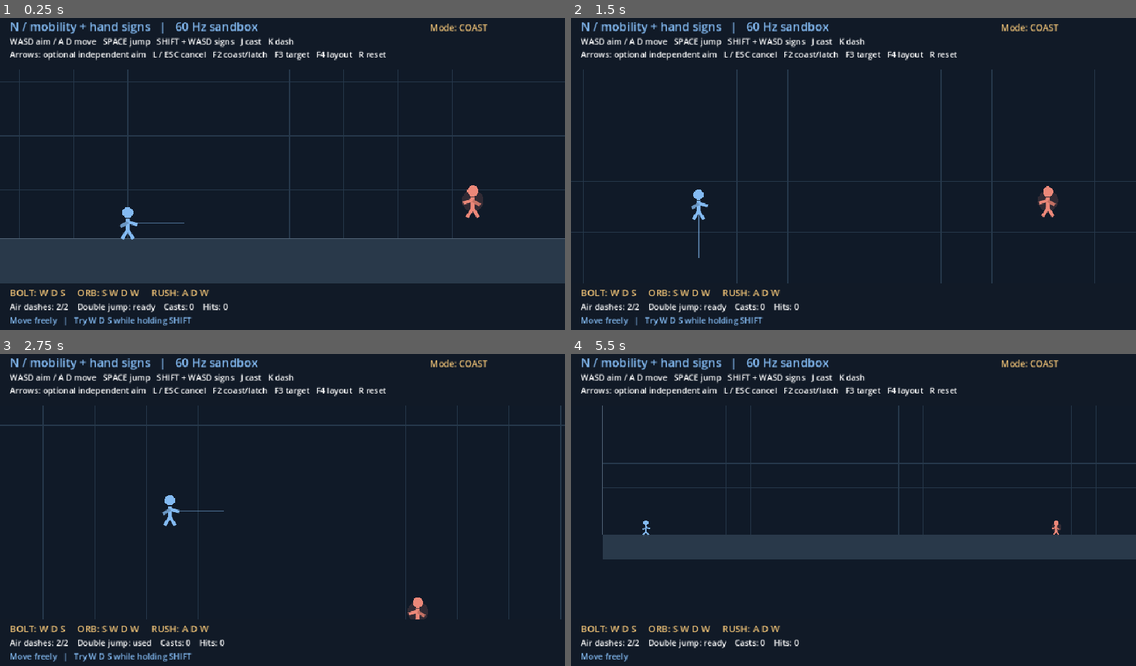
Above: before the commit, frames 1-4 (two rows, left to right).
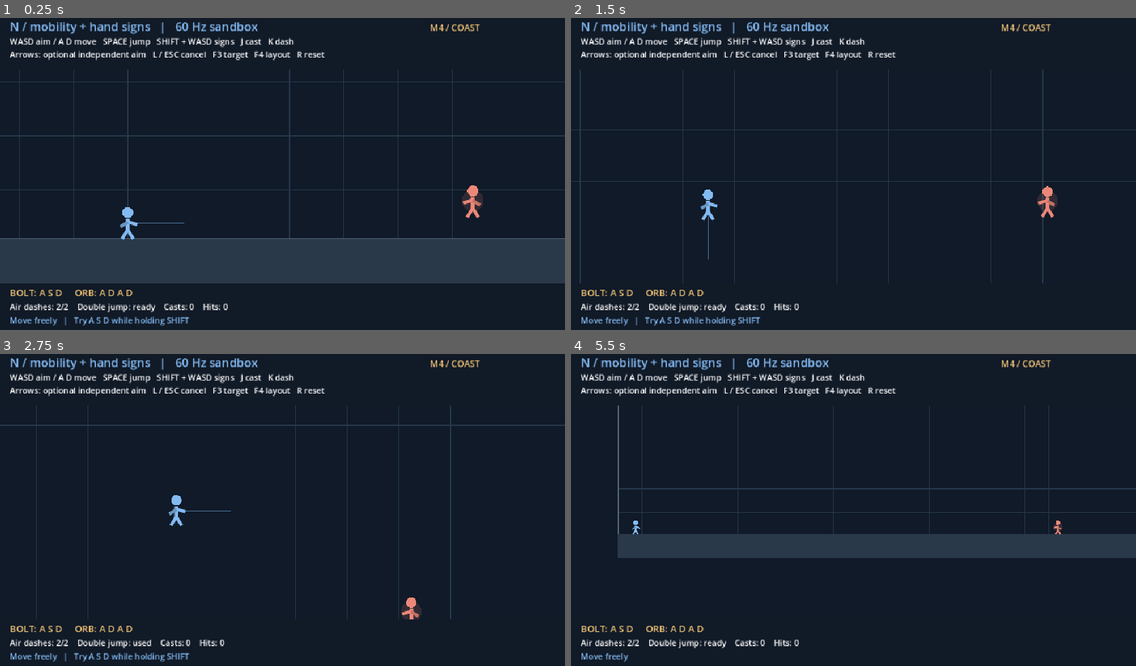
Above: after the commit, the same moments.

Repository: Mefits/Project-N
Game: Godot game, scene res://lab/mobility_signs/mobility_signs.tscn
Same seed, same stepped clock (60 frames per second), same inputs: the game is played once before the commit and once after it.
Inputs:
- Up to frame 1 (0.25 s): no input
- Up to frame 2 (1.5 s): tap Enter at 0.5 s; hold D 0.53-1.28 s; tap Shift at 0.6 s; tap Space at 0.77 s; tap F at 0.8, 1.35 s; hold S from 1.28 s (still down)
- Up to frame 3 (2.75 s): tap Space at 1.52 s; tap Shift at 1.55, 2.1 s; release S at 2.03 s; hold D from 2.03 s (still down); tap F at 2.3 s
- Up to frame 4 (5.5 s): release D at 2.78 s; hold W 2.78-3.53 s; tap R at 2.85 s; tap Space at 3.02, 3.77, 4.52 s; tap Shift at 3.05, 4.55 s; hold A 3.53-5.03 s; tap T at 3.6 s; tap F at 3.8, 5.1 s; tap Y at 4.35 s; hold S from 5.03 s (still down)

The runs differ from the first frame. In frame 1, 1.2% of the frame differs, in the area x 6-87%, y 1-99%; in frame 2, 3.6%; in frame 3, 3.1%; in frame 4, 3.9%, in the area x 5-100%, y 1-90%.

Commit message:
N M4: halve dash, continuous coast and jump impulse reset

Diff:
--- a/lab/mobility_signs/mobility_signs.gd
+++ b/lab/mobility_signs/mobility_signs.gd
@@ -6,9 +6,11 @@
 const RUN := 420.0
 const GRAVITY := 1250.0
 const JUMP := -760.0
-const DASH_SPEED := 1700.0
+const DASH_SPEED := 850.0
+const COAST_GROUND := 660.0
+const COAST_AIR := 120.0
 const READY_TIME := 8.0
-const RECIPES := {"WDS": "Bolt", "SWDW": "Orb", "ADW": "Rush"}
+const RECIPES := {"ASD": "Bolt", "ADAD": "Orb"}
 const BLUE := Color("#83baf2")
 const GOLD := Color("#efc276")
 const RED := Color("#ec8879")
@@ -28,13 +30,11 @@
 var sequence := ""
 var prepared_spell := ""
 var ready_left := 0.0
-var latched := 0.0
-var latch_mode := false
 var moving_target := true
 var shots: Array[Dictionary] = []
 var hits := 0
 var casts := 0
-var message := "Try W D S while holding SHIFT"
+var message := "Try A S D while holding SHIFT"
 var message_left := 4.0
 var camera := Vector2(1030, 590)
 var zoom := 0.8
@@ -56,7 +56,6 @@
 
 func _seal_modifier(down: bool) -> void:
 	if down and not signing:
-		latched = _axis()
 		signing = true
 		sign_done = false
 		sequence = ""
@@ -122,9 +121,6 @@
 			KEY_K: dash_requested = true
 			KEY_J: cast_requested = true
 			KEY_L: _cancel()
-			KEY_F2:
-				latch_mode = not latch_mode
-				_notice("Latched movement" if latch_mode else "Coast on inertia")
 			KEY_F3:
 				moving_target = not moving_target
 			KEY_F4:
@@ -189,6 +185,24 @@
 		accumulator -= STEP
 		_step(STEP)
 
+func _move_horizontal(x: float, dt: float) -> void:
+	# Coast all the time with no movement input, including during seals.
+	if is_zero_approx(x):
+		vel.x = move_toward(vel.x, 0.0, (COAST_GROUND if grounded else COAST_AIR) * dt)
+	else:
+		vel.x = move_toward(vel.x, x * RUN, (2900.0 if grounded else 1350.0) * dt)
+
+func _try_jump(x: float) -> bool:
+	if not grounded and not air_jump:
+		return false
+	if not grounded:
+		air_jump = false
+	grounded = false
+	# A new jump discards the previous velocity, including any ongoing dash.
+	dash_left = 0.0
+	vel = Vector2(x * RUN, JUMP)
+	return true
+
 func _step(dt: float) -> void:
 	clock += dt
 	message_left = maxf(0.0, message_left - dt)
@@ -199,12 +213,9 @@
 			prepared_spell = ""
 			_notice("Technique expired")
 	_update_aim()
+	var move_x := 0.0 if signing else _axis()
 	if jump_requested:
-		if dash_left <= 0.0 and (grounded or air_jump):
-			if not grounded:
-				air_jump = false
-			grounded = false
-			vel.y = JUMP
+		_try_jump(move_x)
 		jump_requested = false
 	if dash_requested:
 		_start_dash(aim)
@@ -218,12 +229,7 @@
 		if dash_left <= 0.0:
 			vel *= 0.42
 	else:
-		if signing and not latch_mode:
-			# Maintain momentum; ground friction gently slows coasting.
-			vel.x = move_toward(vel.x, 0.0, (330.0 if grounded else 60.0) * dt)
-		else:
-			var x := latched if signing else _axis()
-			vel.x = move_toward(vel.x, x * RUN, (2900.0 if grounded else 1350.0) * dt)
+		_move_horizontal(move_x, dt)
 		if not grounded:
 			vel.y += GRAVITY * dt
 		elif vel.y > 0:
@@ -270,10 +276,10 @@
 	camera = camera.lerp(focus, minf(dt * 6.0, 1.0))
 	queue_redraw()
 
-func _start_dash(d: Vector2, free: bool = false) -> bool:
-	if not free and (dash_cooldown > 0.0 or dash_left > 0.0 or (not grounded and air_dashes <= 0)):
+func _start_dash(d: Vector2) -> bool:
+	if dash_cooldown > 0.0 or dash_left > 0.0 or (not grounded and air_dashes <= 0):
 		return false
-	if not free and not grounded:
+	if not grounded:
 		air_dashes -= 1
 	# Ground dashes cannot point into the ground.
 	if grounded and d.y > 0.0:
@@ -292,13 +298,9 @@
 	prepared_spell = ""
 	ready_left = 0.0
 	casts += 1
-	if spell == "Rush":
-		_start_dash(aim, true)
-		_notice("Rush released")
-	else:
-		var orb := spell == "Orb"
-		shots.append({"p":_center() + aim * 28.0, "v":aim * (610.0 if orb else 1250.0), "r":24.0 if orb else 9.0, "life":2.8 if orb else 1.8, "c":GOLD if orb else BLUE})
-		_notice(spell + " released")
+	var orb := spell == "Orb"
+	shots.append({"p":_center() + aim * 28.0, "v":aim * (610.0 if orb else 1250.0), "r":24.0 if orb else 9.0, "life":2.8 if orb else 1.8, "c":GOLD if orb else BLUE})
+	_notice(spell + " released")
 
 func _label(at: Vector2, value: String, size: int = 14, color: Color = Color.WHITE) -> void:
 	draw_string(ThemeDB.fallback_font, at, value, HORIZONTAL_ALIGNMENT_LEFT, -1, size, color)
@@ -344,11 +346,11 @@
 	draw_rect(Rect2(0, 0, dims.x, 90), Color("#111a27"))
 	_label(Vector2(16, 24), "N / mobility + hand signs   |   60 Hz sandbox", 20, BLUE)
 	_label(Vector2(16, 47), "WASD aim / A D move   SPACE jump   SHIFT + WASD signs   J cast   " + LAYOUTS[layout], 14)
-	_label(Vector2(16, 69), "Arrows: optional independent aim   L / ESC cancel   F2 coast/latch   F3 target   F4 layout   R reset", 14)
-	_label(Vector2(dims.x - 230, 24), "Mode: " + ("LATCH" if latch_mode else "COAST"), 15, GOLD)
+	_label(Vector2(16, 69), "Arrows: optional independent aim   L / ESC cancel   F3 target   F4 layout   R reset", 14)
+	_label(Vector2(dims.x - 230, 24), "M4 / COAST", 15, GOLD)
 	var bottom := dims.y - 86.0
 	draw_rect(Rect2(0, bottom, dims.x, 86), Color("#111a27"))
-	_label(Vector2(16, bottom + 21), "BOLT: W D S     ORB: S W D W     RUSH: A D W", 16, GOLD)
+	_label(Vector2(16, bottom + 21), "BOLT: A S D     ORB: A D A D", 16, GOLD)
 	_label(Vector2(16, bottom + 44), "Air dashes: %d/2    Double jump: %s    Casts: %d    Hits: %d" % [air_dashes, "ready" if air_jump else "used", casts, hits], 14)
 	var status := ("Signs: " + sequence) if signing else "Move freely"
 	if layout == 1 and not signing and prepared_spell.is_empty():
--- a/tests/mobility_signs.gd
+++ b/tests/mobility_signs.gd
@@ -23,7 +23,7 @@
 		return
 	root.add_child(lab)
 	lab.set_physics_process(false)
-	check(lab.layout == 0 and not lab.latch_mode, "keyboard default coast")
+	check(lab.layout == 0, "keyboard default coast")
 	lab._aim_from_keys(Vector2(1, -1), Vector2.ZERO)
 	check(lab.aim.is_equal_approx(Vector2(1, -1).normalized()), "diagonal aim")
 	key(lab, KEY_SHIFT)
@@ -31,9 +31,9 @@
 	check(lab.aim.is_equal_approx(Vector2(1, -1).normalized()), "seal input does not redirect aim")
 	lab._aim_from_keys(Vector2.ZERO, Vector2.UP)
 	check(lab.aim == Vector2.UP, "arrow override during seals")
-	key(lab, KEY_W)
+	key(lab, KEY_A)
+	key(lab, KEY_S)
 	key(lab, KEY_D)
-	key(lab, KEY_S)
 	check(lab.prepared_spell == "Bolt" and not lab.dash_requested, "Shift seals")
 	key(lab, KEY_SHIFT, false)
 	key(lab, KEY_J)
@@ -62,10 +62,10 @@
 	key(lab, KEY_F4)
 	check(lab.layout == 0, "restore standard keyboard")
 	key(lab, KEY_SHIFT)
-	key(lab, KEY_W)
+	key(lab, KEY_A)
+	key(lab, KEY_S)
 	key(lab, KEY_D)
-	key(lab, KEY_S)
-	check(lab.prepared_spell == "Bolt", "WDS prepares Bolt")
+	check(lab.prepared_spell == "Bolt", "ASD prepares Bolt")
 	check(is_equal_approx(lab.ready_left, 8.0), "ready duration")
 	key(lab, KEY_SHIFT, false)
 	check(not lab.signing and lab.prepared_spell == "Bolt", "release modifier preserves prepared spell")
@@ -76,8 +76,9 @@
 	key(lab, KEY_SHIFT)
 	key(lab, KEY_A)
 	key(lab, KEY_D)
-	key(lab, KEY_W)
-	check(lab.prepared_spell == "Rush", "ADW prepares Rush")
+	key(lab, KEY_A)
+	key(lab, KEY_D)
+	check(lab.prepared_spell == "Orb", "ADAD prepares Orb")
 	lab.ready_left = 0.01
 	lab._step(1.0 / 60.0)
 	check(lab.prepared_spell.is_empty(), "expiry")
@@ -92,13 +93,29 @@
 	lab.vel.x = 400
 	key(lab, KEY_SHIFT)
 	lab._step(1.0 / 60.0)
-	check(lab.vel.x > 390 and lab.pos.x > 800, "coasting preserves motion")
+	check(is_equal_approx(lab.vel.x, 389.0) and lab.pos.x > 800, "ground coast 660 with seals")
+	key(lab, KEY_SHIFT, false)
+	lab.vel.x = 400.0
+	lab._step(1.0 / 60.0)
+	check(is_equal_approx(lab.vel.x, 389.0), "same coast without seals")
+	lab.grounded = false
+	lab.pos.y = 400.0
+	lab.vel.x = 400.0
+	lab._move_horizontal(0.0, 1.0 / 60.0)
+	check(is_equal_approx(lab.vel.x, 398.0), "air coast 120")
+	lab.vel = Vector2(850, 140)
+	lab.dash_left = 0.1
+	check(lab._try_jump(-1.0), "jump cancels ongoing dash")
+	check(lab.vel == Vector2(-420, -760) and lab.dash_left == 0.0 and not lab.air_jump, "jump resets both axes and reverses")
+	check(not lab._try_jump(1.0), "no extra jump without landing")
 	lab._cancel()
 	lab._reset()
 	lab.grounded = false
 	lab.pos.y = 400
 	check(lab._start_dash(Vector2.RIGHT), "air dash")
 	check(lab.air_dashes == 1, "air charge consumed")
+	lab._step(1.0 / 60.0)
+	check(is_equal_approx(lab.vel.length(), 850.0), "dash speed halved")
 	lab.dash_left = 0.0
 	lab.dash_cooldown = 0.0
 	check(lab._start_dash(Vector2.UP), "second air dash")
Not shown, changed: docs/MOBILITY_SIGNS_EXPERIMENT.md
